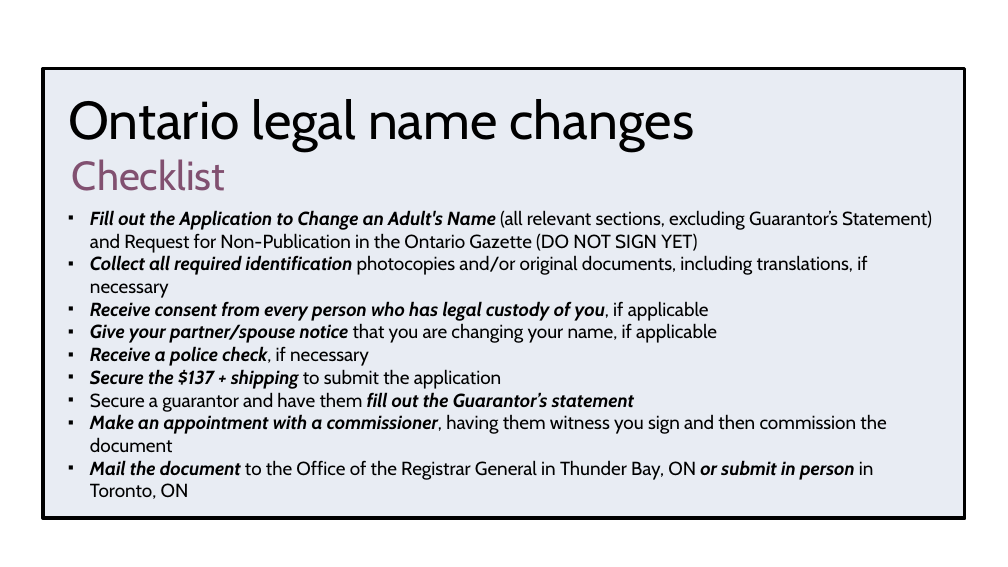
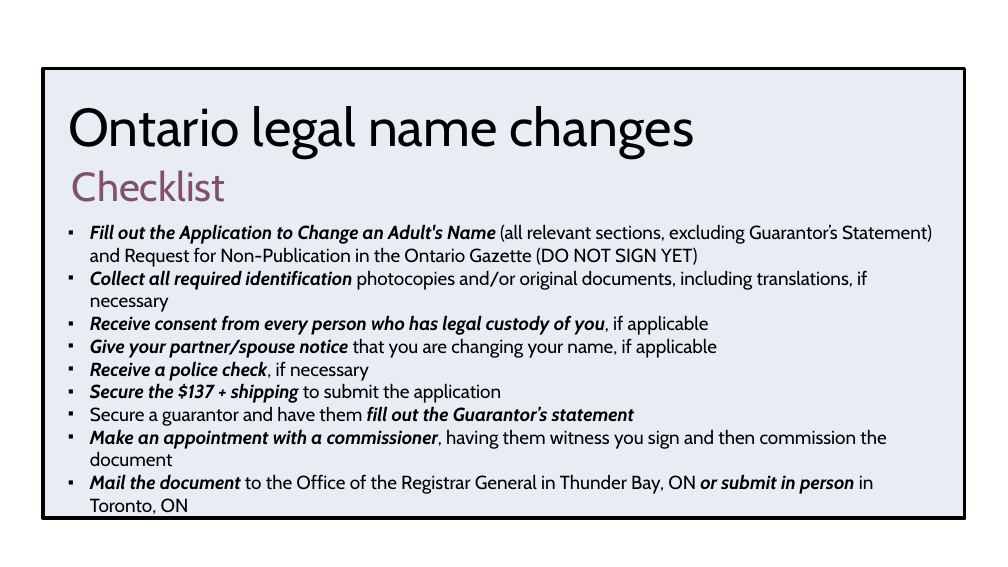
Before and after one commit to torontopubliclibra/tg-id-beta, a slide deck: slide 14 of data/tg-id-0425.pptx. Drawn at 1008x567 pixels with LibreOffice and Linux fonts; fonts in the diff are those of the drawing; background and template pictures are left out. Boxes give left, top, right and bottom in pixels: in the first picture for what was removed or moved away, otherwise in the second. Text is boxed around its words. In the diff, an @@ line names an element or a change of style, - is before the commit and + after.

```diff
--- a/data/tg-id-0425.pptx
+++ b/data/tg-id-0425.pptx
@@ title "Ontario legal name changes": place and size @@
-title "Ontario legal name changes" at (68,99,695,151)
+title "Ontario legal name changes" at (68,106,695,158)
@@ title "Checklist": place and size @@
-title "Checklist" at (72,159,225,191)
+title "Checklist" at (72,170,225,202)
@@ text "Fill out the Application to ..." rewrapped from (90,210,932,499) to (90,224,932,517) @@
```
Also in this commit, not shown: 24 other slides changed, 4 other files.
